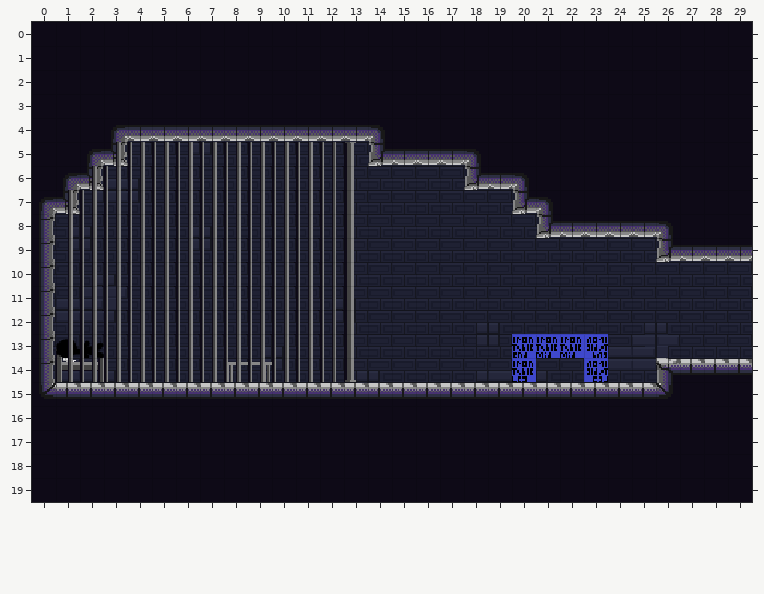
Two versions of a level (Tiled map, Assets/maps/HubRooms/1 - Prison/CellA.tmx). This is how it looked before the edit.
Cells are 16x16 px. Shown: x 0..29, y 0..19.
The same view after the edit:
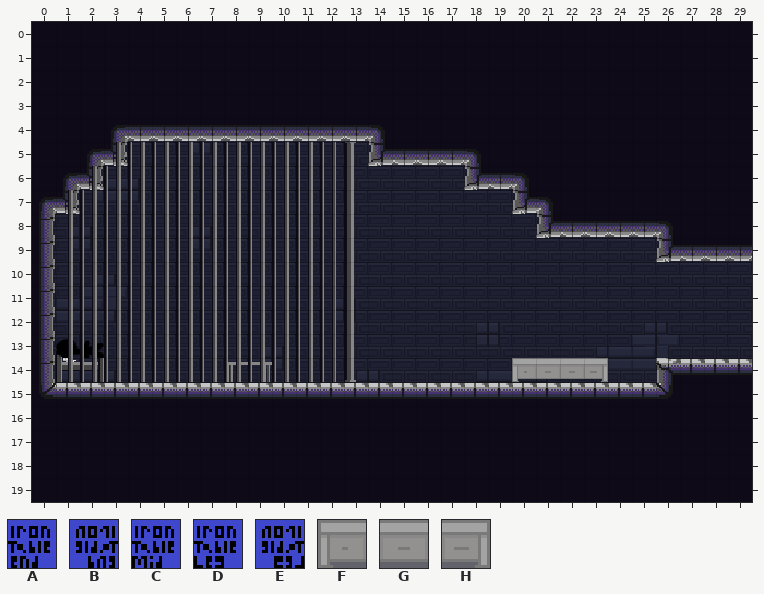
Key: from "Possible Extra Art": A 8, B 8 flipped left-right, C 9, D 10, E 10 flipped left-right; from "decorative_props": F 24, G 25, H 27.
_ is an empty cell.
Change:
Layer "ground":
y 13: x 20..23 ACCB -> ____
y 14: x 20..23 D__E -> FGGH
